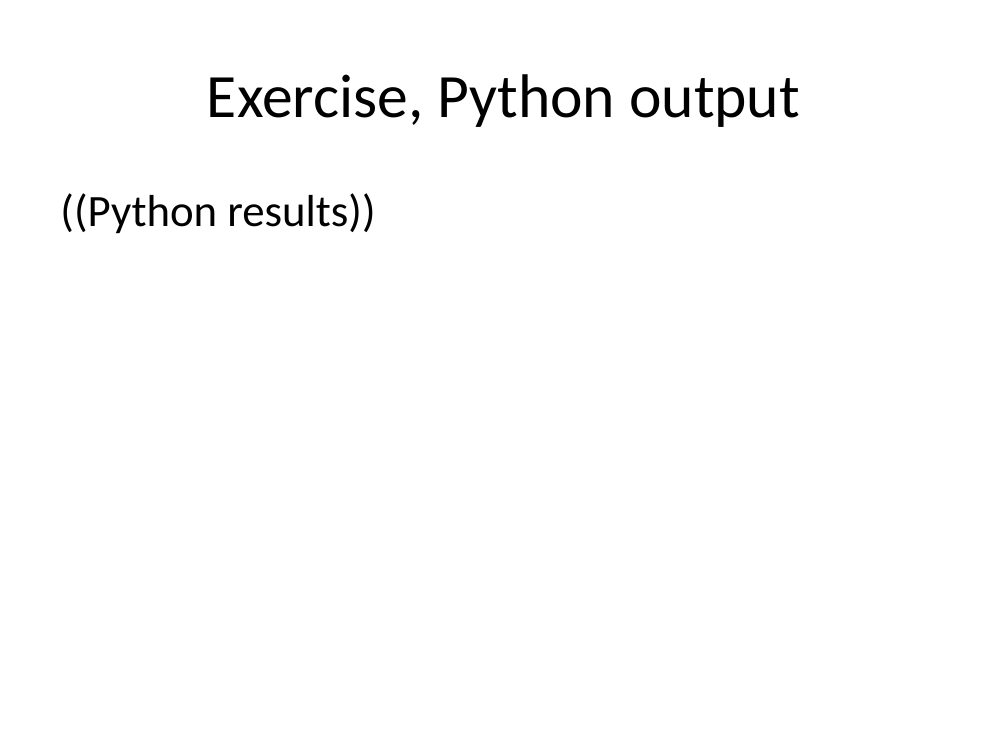
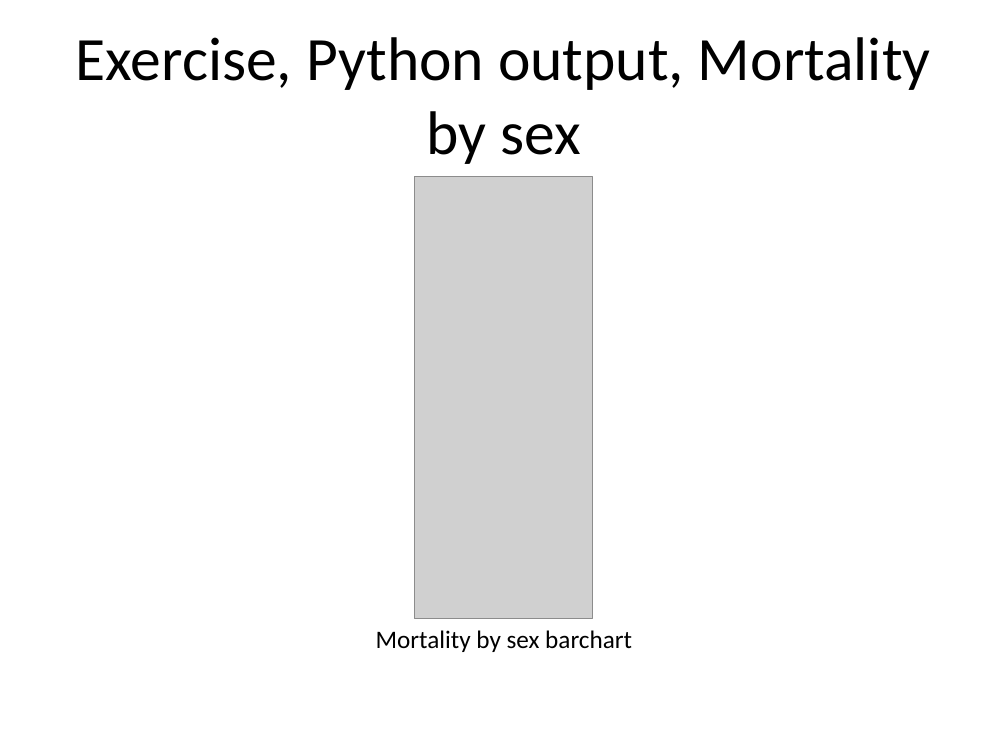
Before and after one commit to pmean/data-visualization, a slide deck: slide 4 of data-viz-02/component/exercise-mortality-by-sex.pptx. Drawn at 1008x756 pixels with LibreOffice and Linux fonts; fonts in the diff are those of the drawing; grey boxes stand for pictures. Boxes give left, top, right and bottom in pixels: in the first picture for what was removed or moved away, otherwise in the second. Text is boxed around its words. In the diff, an @@ line names an element or a change of style, - is before the commit and + after.

```diff
--- a/data-viz-02/component/exercise-mortality-by-sex.pptx
+++ b/data-viz-02/component/exercise-mortality-by-sex.pptx
@@ title at box(76, 37, 931, 164): text changed @@
-Exercise, Python output
+Exercise, Python output, Mortality by sex
@@ picture added at box(414, 176, 592, 619) @@
@@ text removed at box(60, 193, 375, 234) @@
-((Python results))
@@ text added at box(376, 630, 632, 652), 18 pt, text #000000 @@
+Mortality by sex barchart
```
Also in this commit, not shown: 6 other slides changed, 2 slides added, 2 slides removed, 18 other files.
